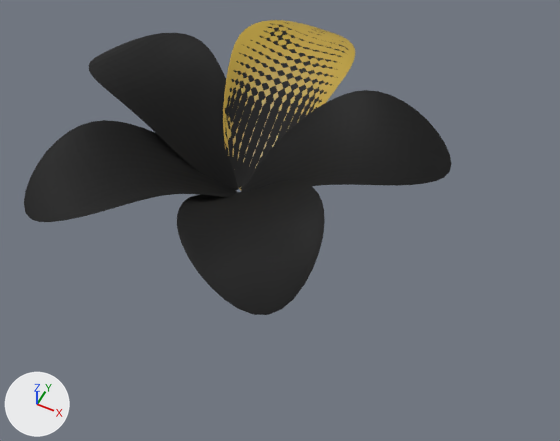
The Blender file Assets/Models/Flower/Flower.blend: old version first, new version second.
One viewpoint serves both versions: a camera (50 mm lens) standing at (4.33, -7.23, 8.7) and looking at (0.14, 1.14, -1.77). The lights are fixed; the arrows at lower left show +X, +Y and +Z.

The first picture shows 'Petal', 'PetalMesh'.
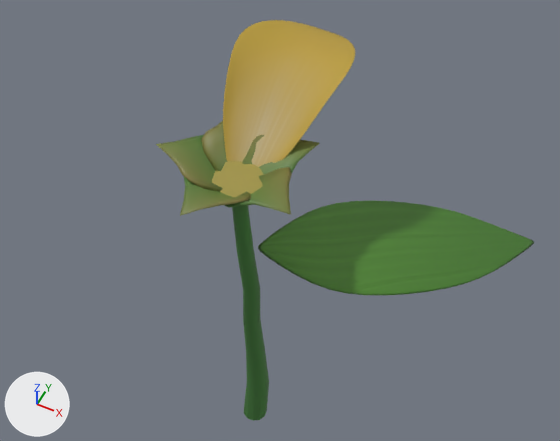
Commit message: make flower bottom,leaf,stem

ob_pivot_002 is not drawn itself; it is used by a modifier of ob_bottom.

Where the change shows, as pixel boxes (x1, y1, x2, y2) in the pictures (560 x 441 px):
'Petal', hidden (black)
    before: (24, 22, 451, 315)
'Leaf', added
    after: (258, 201, 534, 296)
'Bottom', added (green)
    after: (156, 121, 320, 215)
'Stem', added
    after: (212, 161, 269, 421)

The change, as a list of edits to the scene's bpy script:
```text
Add img_leafnormal:
    img_leafnormal = load_image('LeafNormal', 'LeafNormal.png', 256, 256, 'sRGB')
Add img_leafcolor:
    img_leafcolor = load_image('LeafColor', 'LeafColor.png', 256, 256, 'sRGB')
Add img_stemcolor:
    img_stemcolor = load_image('StemColor', 'StemColor.png', 128, 128, 'sRGB')
Add img_bottomcolor:
    img_bottomcolor = load_image('BottomColor', 'BottomColor.png', 128, 128, 'sRGB')
Add mat_leaf:
    mat_leaf = bpy.data.materials.new('Leaf')
    # uses the picture img_leafcolor
    # uses the picture img_leafnormal
Add mat_stem:
    mat_stem = principled_material('Stem')
    mat_stem.texture = img_stemcolor
Add mat_bottom:
    mat_bottom = principled_material('Bottom')
    mat_bottom.texture = img_bottomcolor
Add me_plane_001:
    me_plane_001.from_pydata(...)  # 450 vertices, 448 faces; spans x -0.01..4.21, y -1.0..0.99, z -0.22..0.12
    me_plane_001.materials.append(mat_leaf)
Add me_circle_003:
    me_circle_003.from_pydata(...)  # 110 vertices, 101 faces; spans x -0.56..0.56, y -0.55..0.57, z -6.89..0.32
    me_circle_003.materials.append(mat_stem)  # picture img_stemcolor
Add me_plane:
    me_plane.from_pydata(...)  # 66 vertices, 64 faces; spans x -0.099..1.063, y -0.135..1.001, z -0.028..0.373
    me_plane.materials.append(mat_bottom)  # picture img_bottomcolor
Change ob_petal:
    add ob_petal.hide_set(True)
Add ob_leaf:
    ob_leaf = bpy.data.objects.new('Leaf', me_plane_001)
    ob_leaf.location = (0.29, 0.04, -1.23)
    ob_leaf.rotation_euler = (0.0, 0.0, 0.497)  # degrees (0, 0, 28)
    ob_leaf.scale = (1.1, 1.1, 1.1)
Add ob_stem:
    ob_stem = bpy.data.objects.new('Stem', me_circle_003)
    ob_stem.location = (0.0, 0.0, -0.04)
    ob_stem.scale = (0.8, 0.8, 1.0)
Add ob_pivot_002:
    ob_pivot_002 = bpy.data.objects.new('Pivot.002', None)
    ob_pivot_002.location = (0.0, 0.0, 0.0)
    ob_pivot_002.rotation_euler = (0.262, -0.262, 1.257)  # degrees (15, -15, 72)
Add ob_bottom:
    ob_bottom = bpy.data.objects.new('Bottom', me_plane)
    ob_bottom.location = (0.0, 0.0, 0.0)
    ob_bottom.rotation_euler = (0.262, -0.262, 0.0)  # degrees (15, -15, 0)
    _m = ob_bottom.modifiers.new('Array', 'ARRAY')
    _m.count = 5
    _m.use_relative_offset = False
    _m.use_object_offset = True
    _m.offset_object = ob_pivot_002
```
